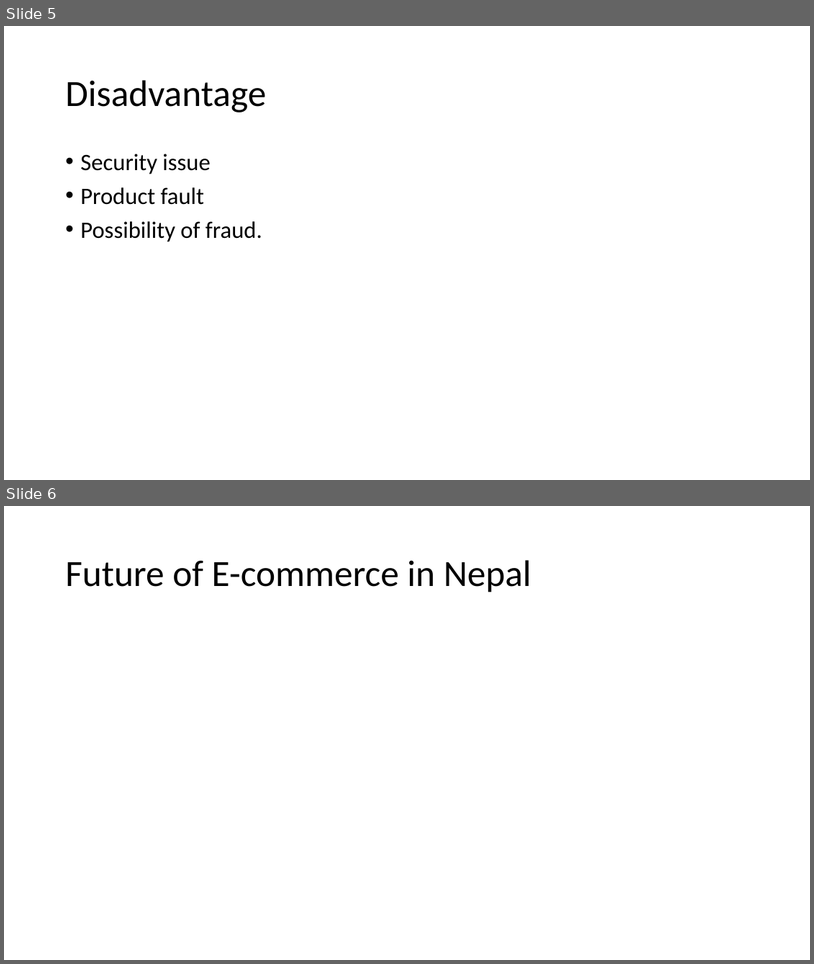
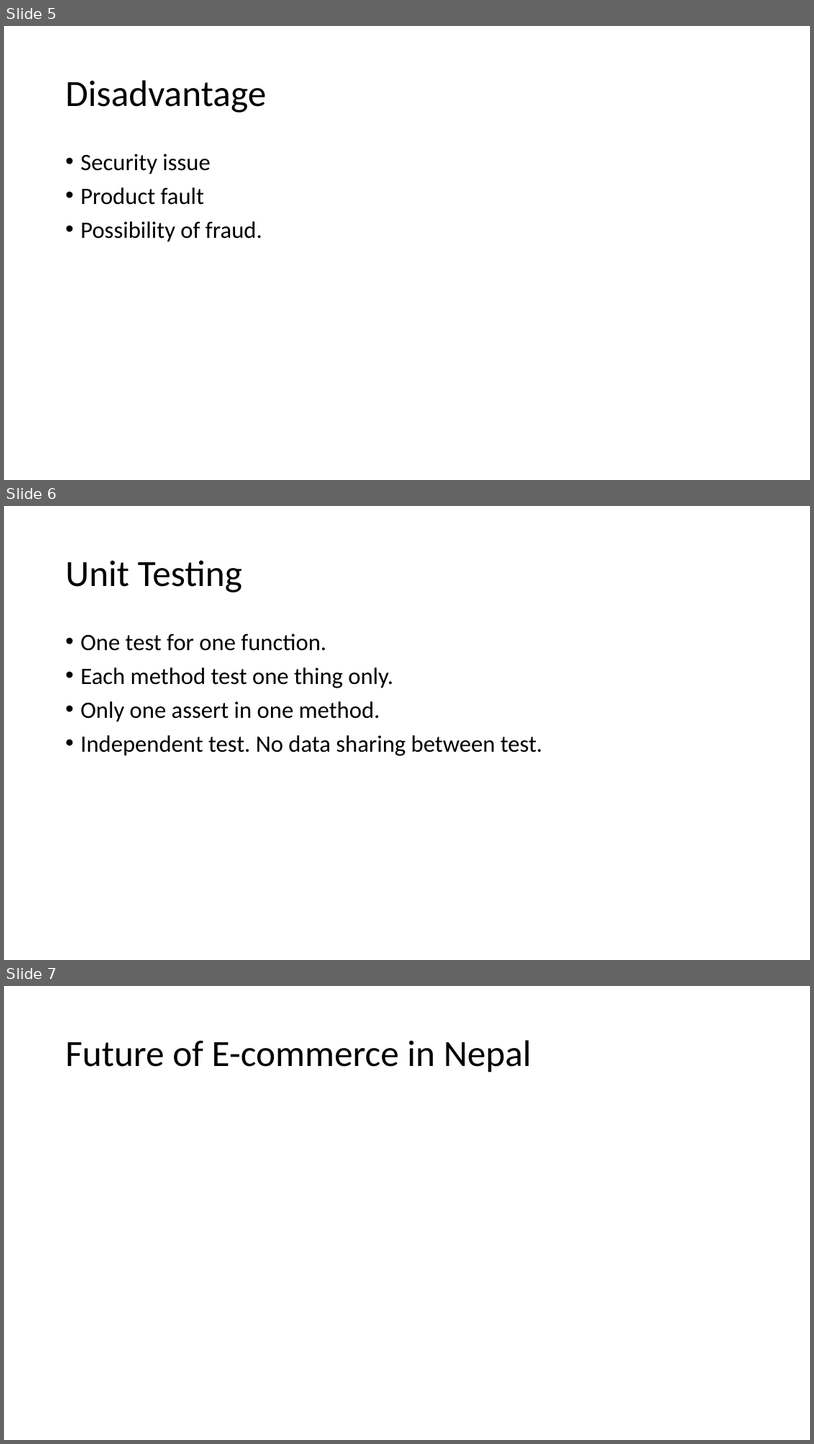
Before and after one commit to admondtamang/e-commerce-cp, a slide deck: E-commerce site.pptx. Shown one above the other, each under a label of ours: slides 5 and 6 before the commit, slides 5, 6 and 7 after it. The pictures are 814x964 and 814x1444 pixels, drawn with LibreOffice and Linux fonts; fonts in the diff are those of the drawing. Boxes give left, top, right and bottom in pixels: in the first picture for what was removed or moved away, otherwise in the second. Text is boxed around its words. In the diff, an @@ line names an element or a change of style, - is before the commit and + after.

Commit message:
updated powerpoint

```diff
--- a/E-commerce site.pptx
+++ b/E-commerce site.pptx
@@ slide 6 added at (4, 506, 810, 960), background #FFFFFF @@
@@ title added at (65, 560, 242, 592), 44 pt, text #000000 @@
+Unit Testing
@@ text added at (80, 633, 543, 756), 28 pt, text #000000 @@
+• One test for one function.
+• Each method test one thing only.
+• Only one assert in one method.
+• Independent test. No data sharing between test.
@@ what was slide 6 is now slide 7 @@
```
Also in this commit, not shown: 1 other file.
